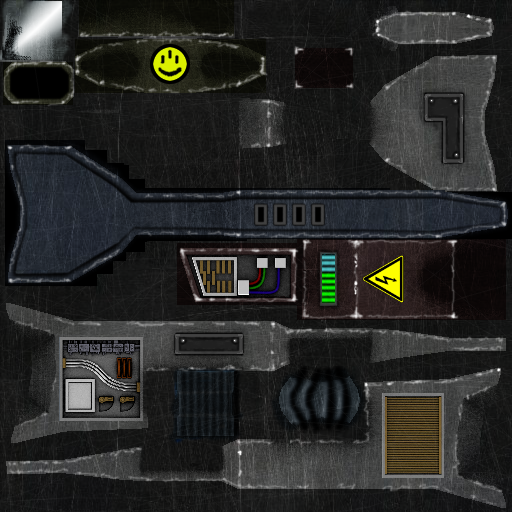
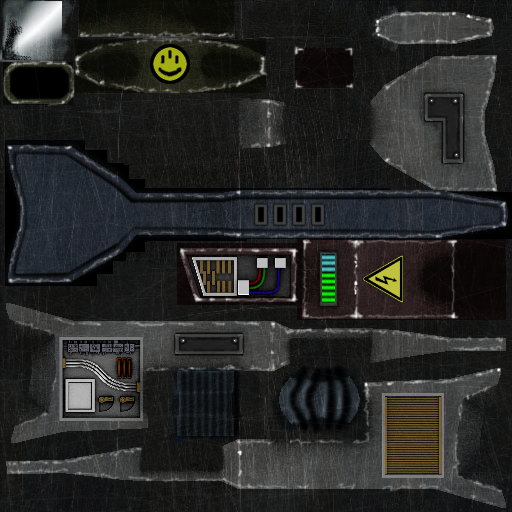
Before/after of a 512px x 512px layered artwork. What changed in the layer stack:
painted on "high_voltage_W08.gif-Kopie" over [363, 255, 404, 303]
painted on "smiley" over [153, 47, 187, 81]
